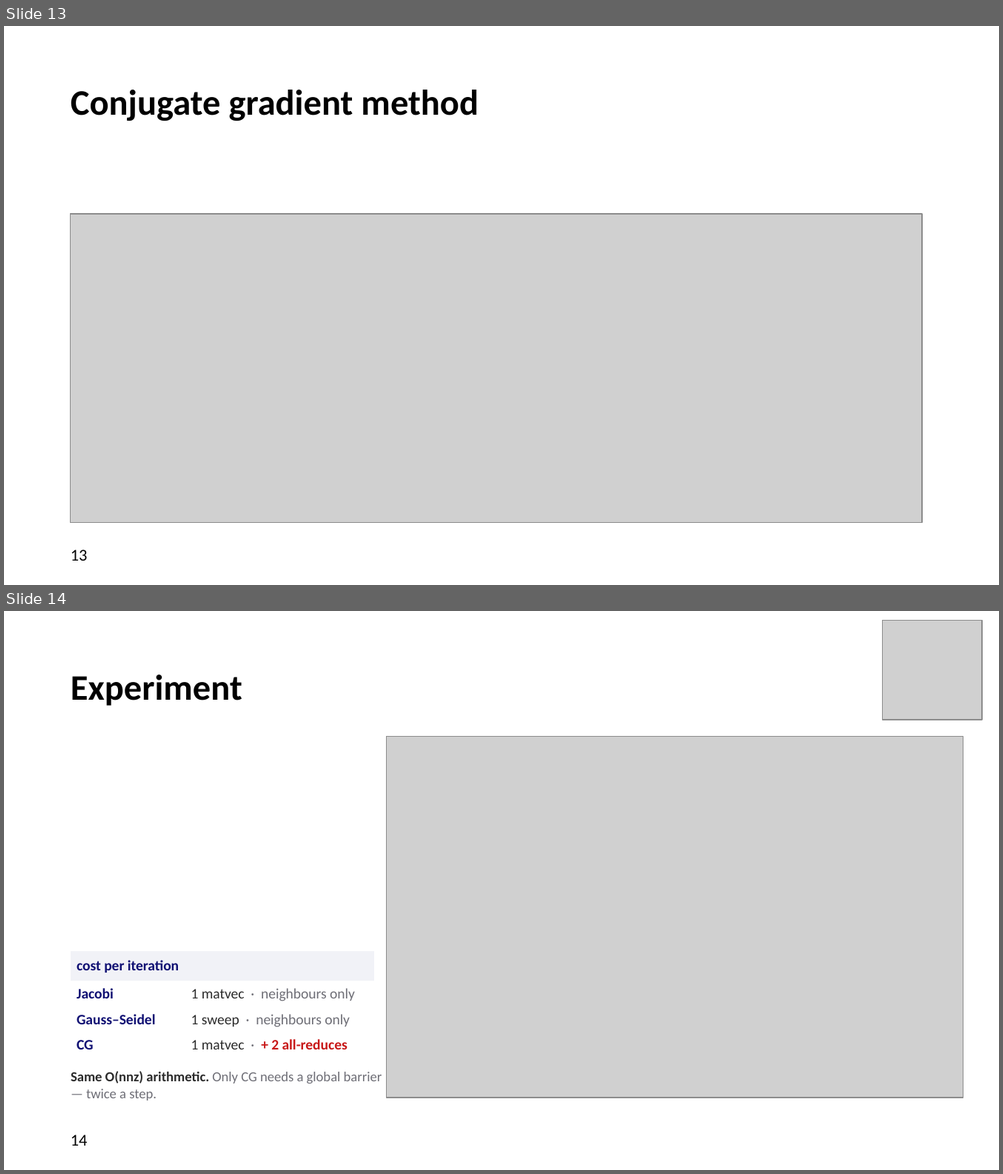
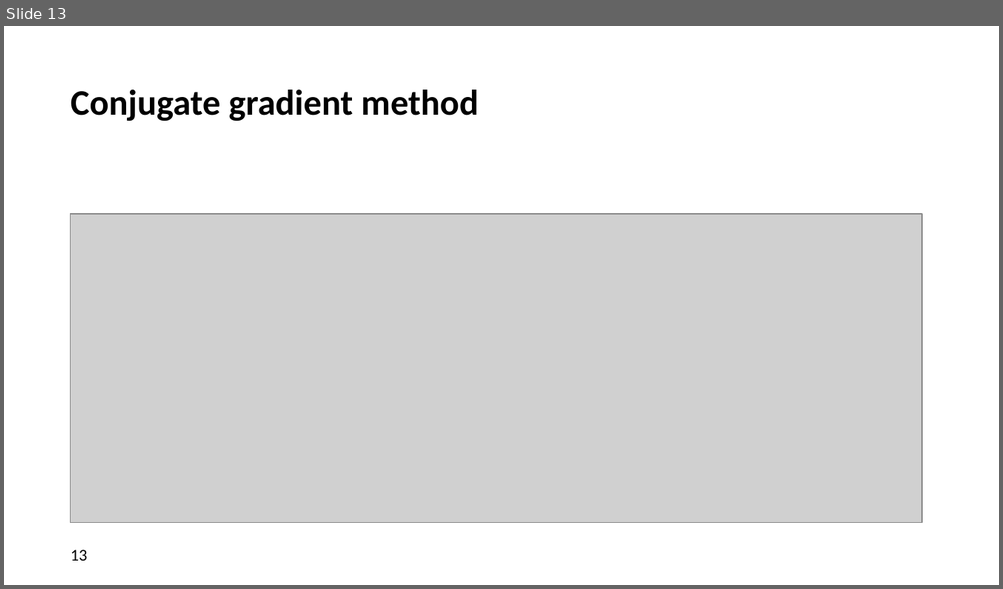
Before and after one commit to biaslab/ProbNum2026-Tutorial, a slide deck: slides/BIASlab-ProbNum2026.pptx. Shown one above the other, each under a label of ours: slides 13 and 14 before the commit, slide 13 after it. The pictures are 1003x1174 and 1003x589 pixels, drawn with LibreOffice and Linux fonts; fonts in the diff are those of the drawing; grey boxes stand for pictures; background and template pictures are left out. Boxes give left, top, right and bottom in pixels: in the first picture for what was removed or moved away, otherwise in the second. Text is boxed around its words. In the diff, an @@ line names an element or a change of style, - is before the commit and + after.

```diff
--- a/slides/BIASlab-ProbNum2026.pptx
+++ b/slides/BIASlab-ProbNum2026.pptx
@@ slide 14 removed at (4, 611, 999, 1170), background #FFFFFF @@
@@ picture removed at (882, 621, 982, 721) @@
@@ title removed at (71, 675, 242, 706) @@
-Experiment
@@ picture removed at (386, 736, 962, 1099) @@
@@ table removed at (71, 951, 374, 1054), 4 rows, 2 columns @@
-cost per iteration | 
-Jacobi | 1 matvec · neighbours only
-Gauss–Seidel | 1 sweep · neighbours only
-CG | 1 matvec · + 2 all-reduces
@@ text removed at (71, 1071, 382, 1101) @@
-Same O(nnz) arithmetic. Only CG needs a global barrier — twice a step.
@@ page number removed at (71, 1135, 88, 1146) @@
-14
```
Also in this commit, not shown: 15 slides changed, 22 slides added, 8 other slides removed, 19 other files.
